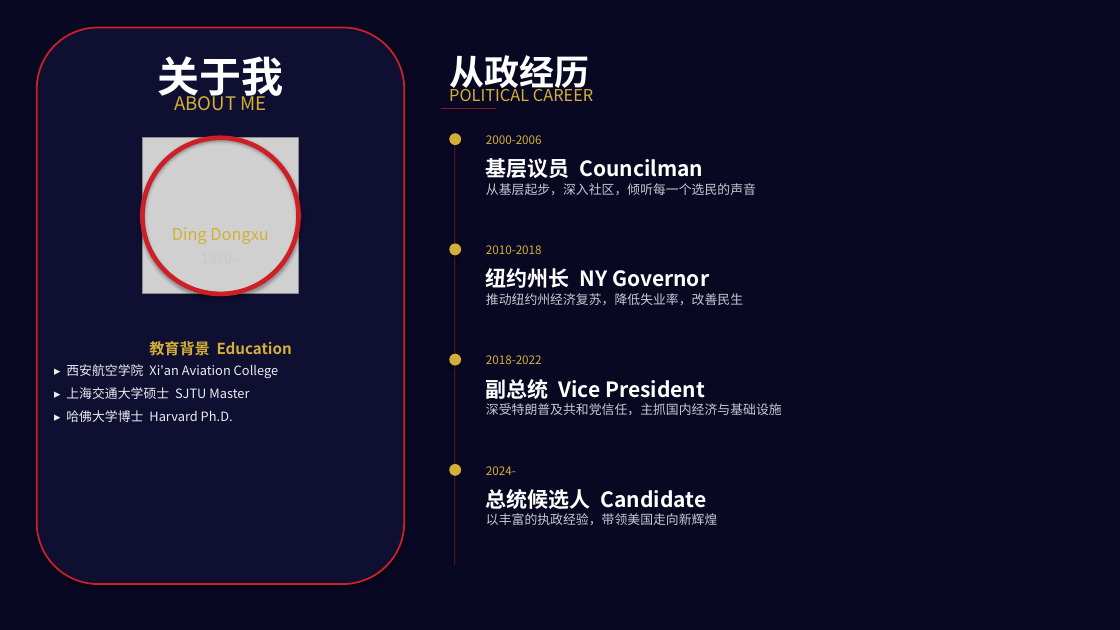
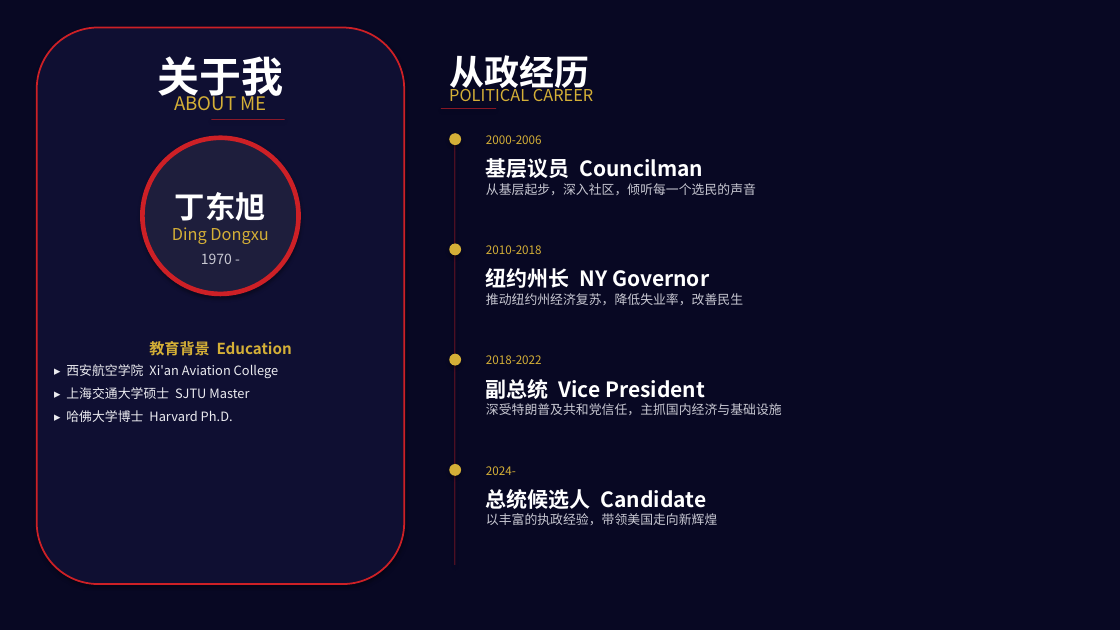
Before and after one commit to hbnm12312-del/git, a slide deck: slide 2 of Ding_Dongxu_President.pptx. Drawn at 1120x630 pixels with LibreOffice and Linux fonts; fonts in the diff are those of the drawing; grey boxes stand for pictures; background and template pictures are left out; a plain dark background stands for a picture behind light text. Boxes give left, top, right and bottom in pixels: in the first picture for what was removed or moved away, otherwise in the second. Text is boxed around its words. In the diff, an @@ line names an element or a change of style, - is before the commit and + after.

Commit message:
Update project files: add new scripts and PPT, remove old images

```diff
--- a/Ding_Dongxu_President.pptx
+++ b/Ding_Dongxu_President.pptx
@@ rectangle added at (212, 119, 285, 120), fill #CD2026 @@
@@ ellipse at (143, 138, 299, 294): fill none to #1E1E3C @@
@@ picture removed at (143, 138, 299, 294) @@
@@ text added at (175, 192, 266, 221), 26 pt, text #FFFFFF, bold @@
+丁东旭
```
Also in this commit, not shown: 1 other slide changed, 14 other files.
